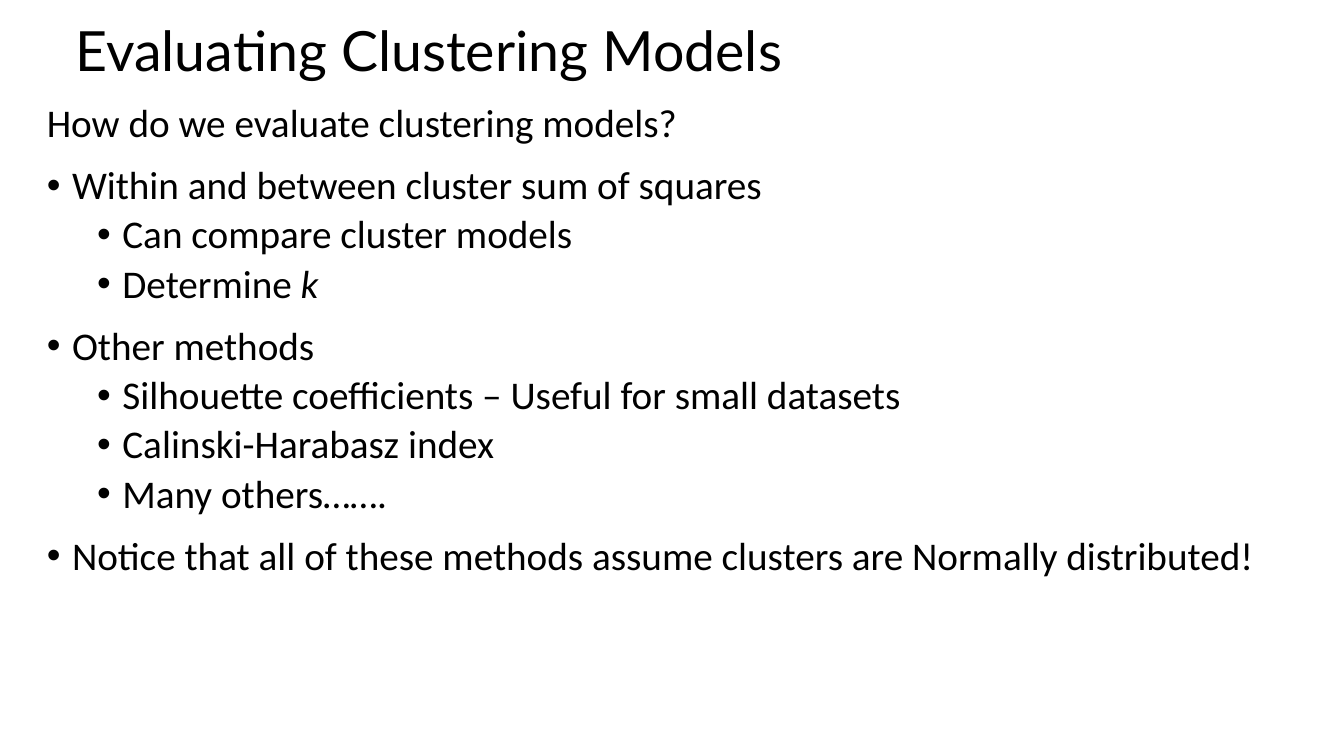
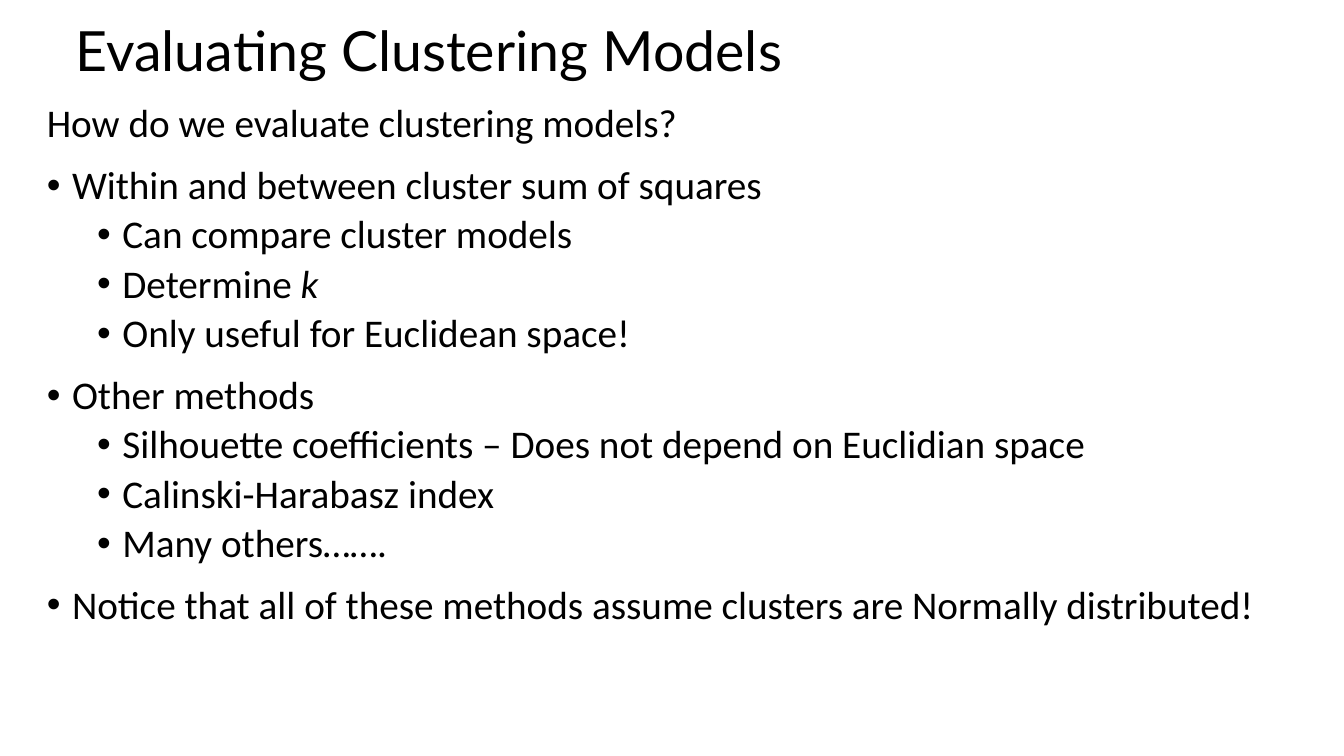
Before and after one commit to StephenElston/CSCI-E-108, a slide deck: slide 28 of slides/9_IntroductionToClustering_Part1.pptx. Drawn at 1344x756 pixels with LibreOffice and Linux fonts; fonts in the diff are those of the drawing. Boxes give left, top, right and bottom in pixels: in the first picture for what was removed or moved away, otherwise in the second. Text is boxed around its words. In the diff, an @@ line names an element or a change of style, - is before the commit and + after.

Commit message:
Added evaluation slides, corrected typos

```diff
--- a/slides/9_IntroductionToClustering_Part1.pptx
+++ b/slides/9_IntroductionToClustering_Part1.pptx
@@ text at [122,319,629,354]: paragraph added @@
+  • Only useful for Euclidean space!
@@ text at [122,430,1085,465]: text changed @@
-  • Silhouette coefficients – Useful for small datasets
+  • Silhouette coefficients – Does not depend on Euclidian space
```
Also in this commit, not shown: 11 other slides changed, 13 slides added.
